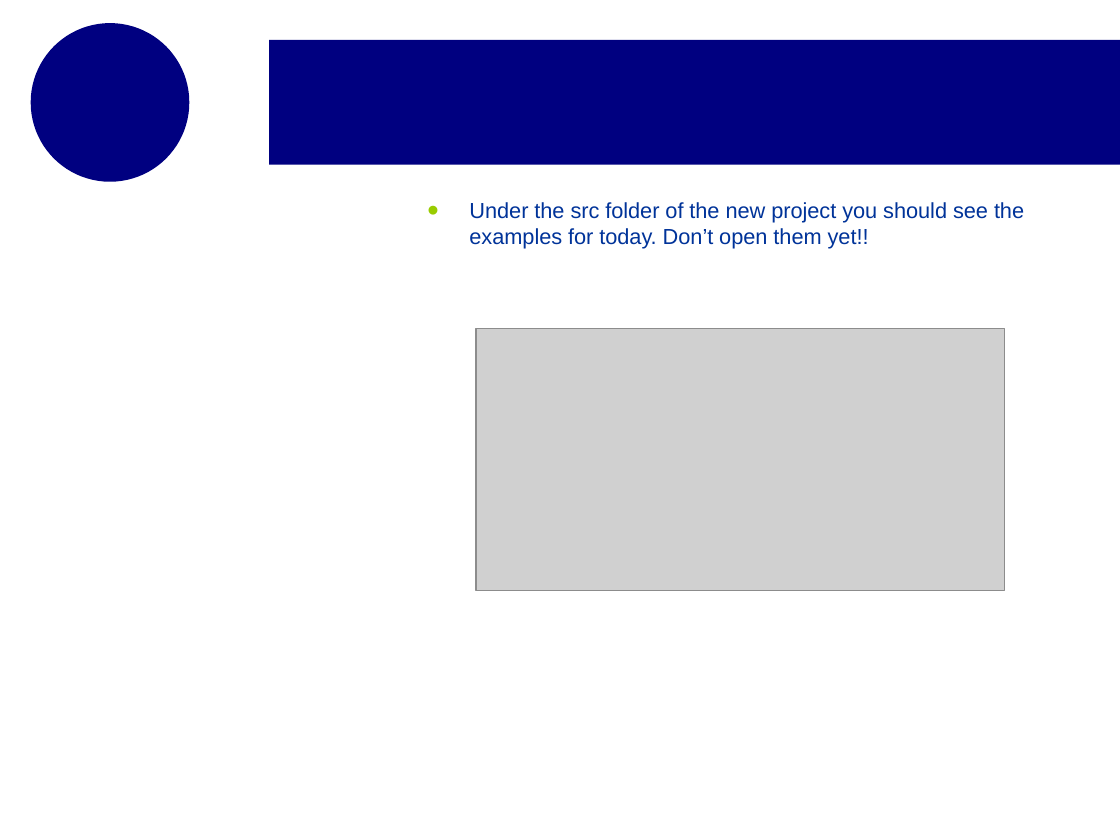
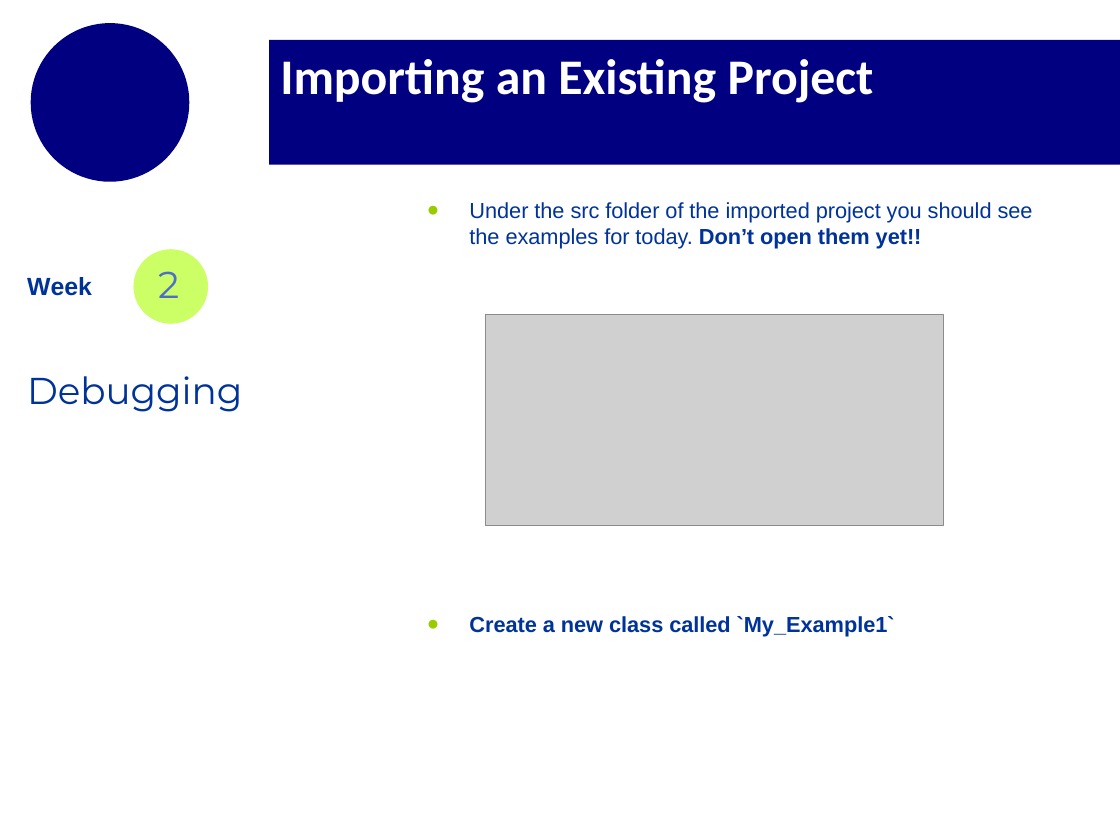
Before and after one commit to mikejohnson51/geog178_2019, a slide deck: slide 14 of section_slides/week2_section_slides_2.pptx. Drawn at 1120x840 pixels with LibreOffice and Linux fonts; fonts in the diff are those of the drawing; grey boxes stand for pictures; background and template pictures are left out. Boxes give left, top, right and bottom in pixels: in the first picture for what was removed or moved away, otherwise in the second. Text is boxed around its words. In the diff, an @@ line names an element or a change of style, - is before the commit and + after.

Commit message:
final update for week 2

```diff
--- a/section_slides/week2_section_slides_2.pptx
+++ b/section_slides/week2_section_slides_2.pptx
@@ text added at bbox=[280, 59, 874, 103], 32 pt, text #FFFFFF, bold @@
+Importing an Existing Project
@@ text at bbox=[469, 202, 1033, 637]: text changed @@
-• Under the src folder of the new project you should see the examples for today. Don’t open them yet!!
+• Under the src folder of the imported project you should see the examples for today. Don’t open them yet!!
+• Create a new class called `My_Example1`
@@ freeform shape added at bbox=[133, 249, 208, 324], fill #CCFF66 @@
@@ text added at bbox=[27, 277, 92, 296], 16 pt, text #003399, bold @@
+Week
@@ text added at bbox=[158, 271, 179, 298], 24 pt, text #4E6EC8 @@
+2
@@ picture: place and size @@
-picture at bbox=[476, 329, 1005, 590]
+picture at bbox=[485, 315, 943, 526]
@@ text added at bbox=[27, 376, 242, 412], 24 pt, text #003399 @@
+Debugging
```
Also in this commit, not shown: 26 other slides changed, 1 slide added, 3 other files.
